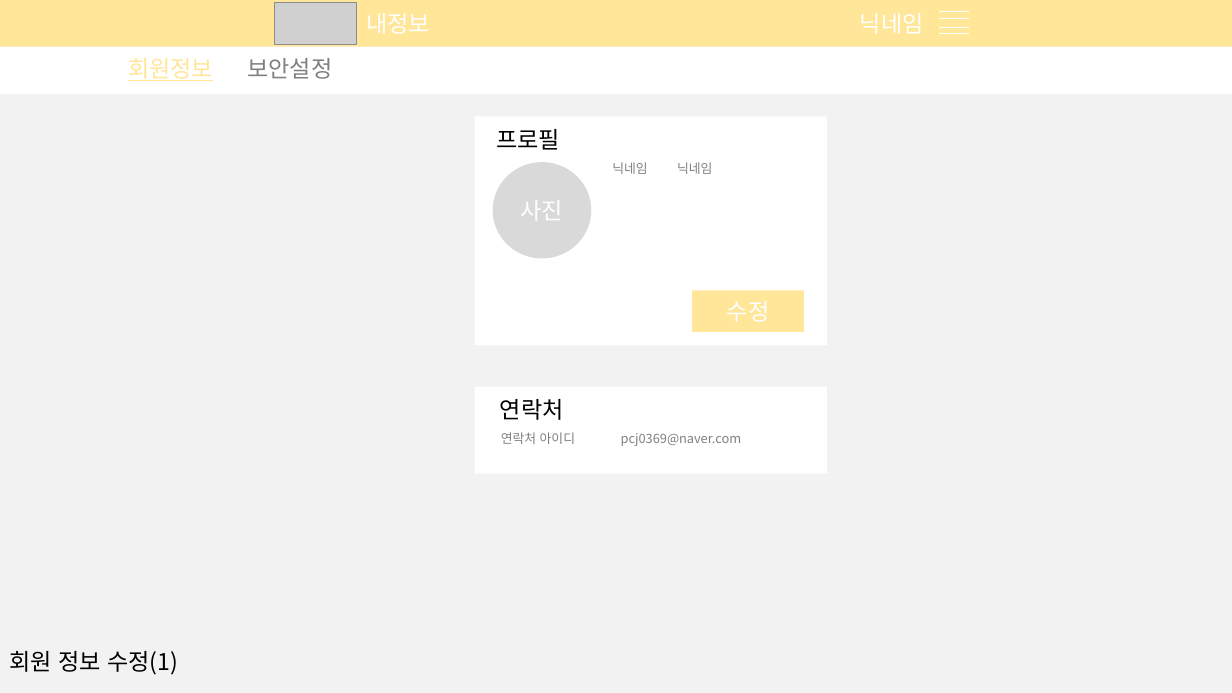
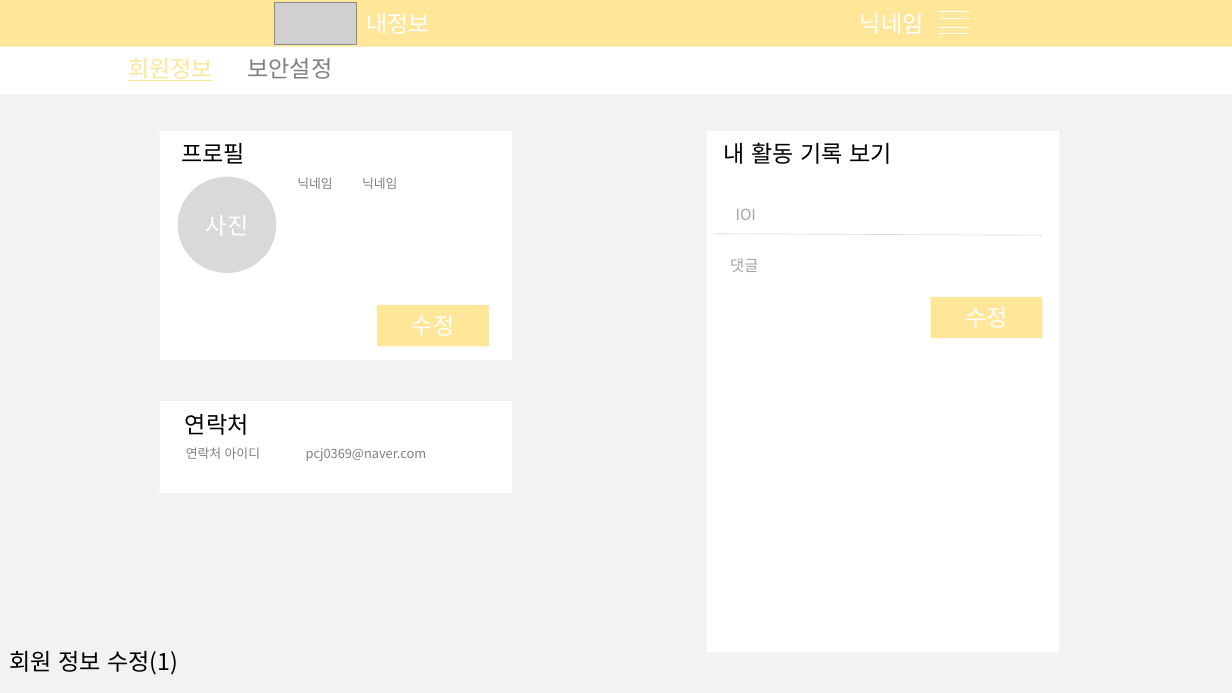
Before and after one commit to What-The-Pork/meeting-log, a slide deck: slide 9 of image/login/회원관리페이지.pptx. Drawn at 1232x693 pixels with LibreOffice and Linux fonts; fonts in the diff are those of the drawing; grey boxes stand for pictures. Boxes give left, top, right and bottom in pixels: in the first picture for what was removed or moved away, otherwise in the second. Text is boxed around its words. In the diff, an @@ line names an element or a change of style, - is before the commit and + after.

```diff
--- a/image/login/회원관리페이지.pptx
+++ b/image/login/회원관리페이지.pptx
@@ rectangle added at (707,131,1059,653), fill #FFFFFF @@
@@ text added at (724,142,892,164), 18 pt, text #000000 @@
+내 활동 기록 보기
@@ text added at (736,209,756,220), 12 pt, text #A6A6A6 @@
+IOI
@@ line added from (714, 234) to (1043, 236), #D9D9D9 0.5 pt @@
@@ text added at (730,258,758,272), 12 pt, text #A6A6A6 @@
+댓글
@@ rectangle added at (931,297,1043,338), fill #FFE699 @@
@@ 6 texts, 2 rectangles, 1 ellipse: place and size @@
-6 texts, 2 rectangles, 1 ellipse at (475,116,827,446)
+6 texts, 2 rectangles, 1 ellipse at (160,131,512,461)
@@ rectangle: place and size @@
-rectangle at (475,386,827,473)
+rectangle at (160,401,512,494)
```
Also in this commit, not shown: 2 other slides changed, 4 slides added.
